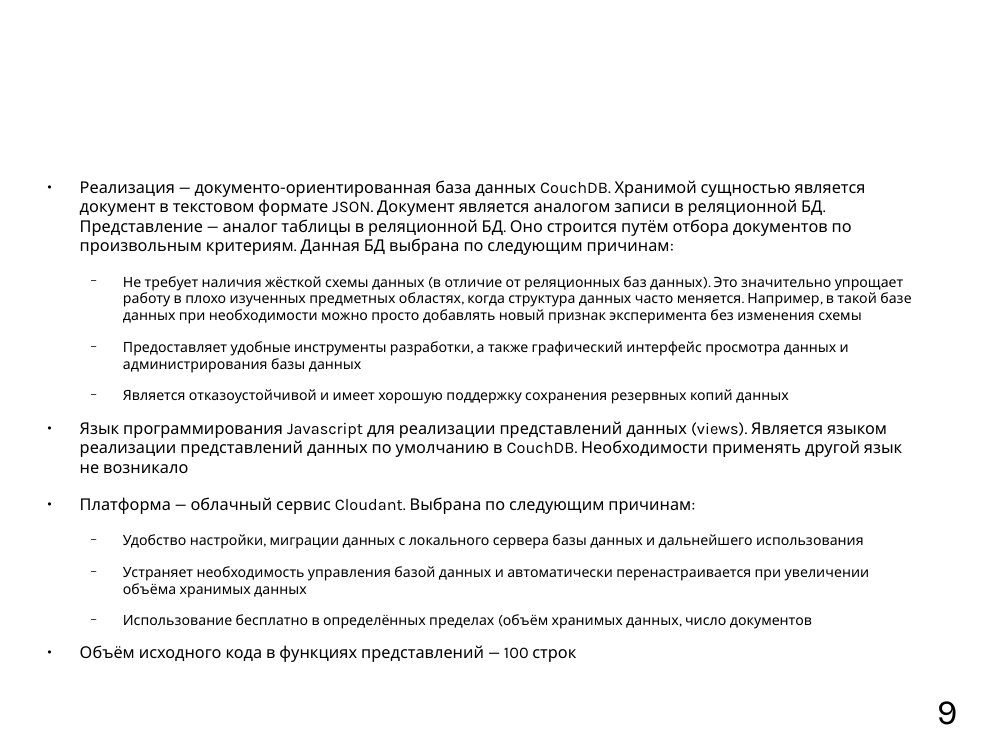
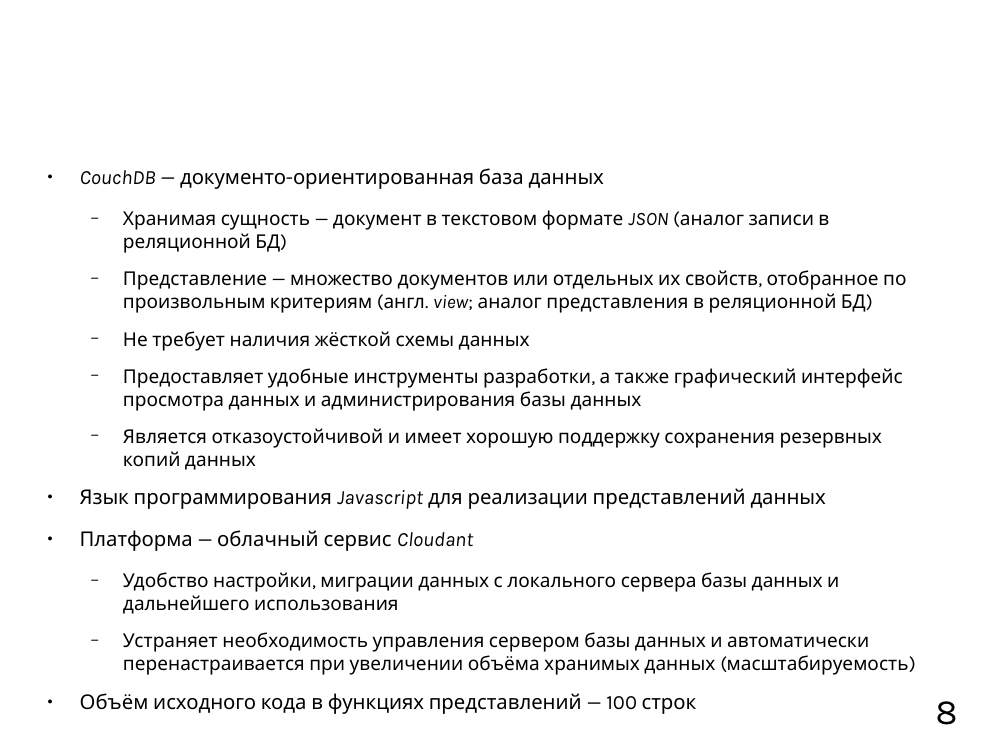
Before and after one commit to mkpankov/adaptor, a slide deck: slide 8 of diploma/defense/brochure.odp (slide 9 before the commit). Drawn at 1008x756 pixels with LibreOffice and Linux fonts; fonts in the diff are those of the drawing; background and template pictures are left out. Boxes give left, top, right and bottom in pixels: in the first picture for what was removed or moved away, otherwise in the second. Text is boxed around its words. In the diff, an @@ line names an element or a change of style, - is before the commit and + after.

```diff
--- a/diploma/defense/brochure.odp
+++ b/diploma/defense/brochure.odp
@@ text "CouchDB — документо-ориентированная база данных": place and size @@
-text "CouchDB — документо-ориентированная база данных" at [80, 180, 911, 662]
+text "CouchDB — документо-ориентированная база данных" at [80, 168, 909, 714]
@@ text at [80, 168, 906, 351]: text changed; size 12.8 to 15 pt @@
-● Реализация — документо-ориентированная база данных CouchDB. Хранимой сущностью является документ в текстовом формате JSON. Документ является аналогом записи в реляционной БД. Представление — аналог таблицы в реляционной БД. Оно строится путём отбора документов по произвольным критериям. Данная БД выбрана по следующим причинам:
-  − Не требует наличия жёсткой схемы данных (в отличие от реляционных баз данных). Это значительно упрощает работу в плохо изученных предметных областях, когда структура данных часто меняется. Например, в такой базе данных при необходимости можно просто добавлять новый признак эксперимента без изменения схемы
+● CouchDB — документо-ориентированная база данных
+  − Хранимая сущность — документ в текстовом формате JSON (аналог записи в реляционной БД)
+  − Представление — множество документов или отдельных их свойств, отобранное по произвольным критериям (англ. view; аналог представления в реляционной БД)
+  − Не требует наличия жёсткой схемы данных
@@ text at [80, 368, 903, 714]: size 11.2 to 15 pt in "Предоставляет удобные инструменты разработки, а также графич ...", "Является отказоустойчивой и имеет хорошую поддержку сохранен ...", "Удобство настройки, миграции данных с локального сервера ..."; size 12.8 to 16 pt in "Объём исходного кода в функциях представлений — ..." @@
@@ text at [80, 488, 826, 551]: text changed; size 12.8 to 16 pt @@
-● Язык программирования Javascript для реализации представлений данных (views). Является языком реализации представлений данных по умолчанию в CouchDB. Необходимости применять другой язык не возникало
-● Платформа — облачный сервис Cloudant. Выбрана по следующим причинам:
+● Язык программирования Javascript для реализации представлений данных
+● Платформа — облачный сервис Cloudant
@@ text at [123, 632, 909, 675]: text changed; size 11.2 to 15 pt @@
-  − Устраняет необходимость управления базой данных и автоматически перенастраивается при увеличении объёма хранимых данных
-  − Использование бесплатно в определённых пределах (объём хранимых данных, число документов
+  − Устраняет необходимость управления сервером базы данных и автоматически перенастраивается при увеличении объёма хранимых данных (масштабируемость)
@@ page number at [936, 701, 958, 725]: text changed @@
-9
+8
```
Also in this commit, not shown: 1 other slide changed.
